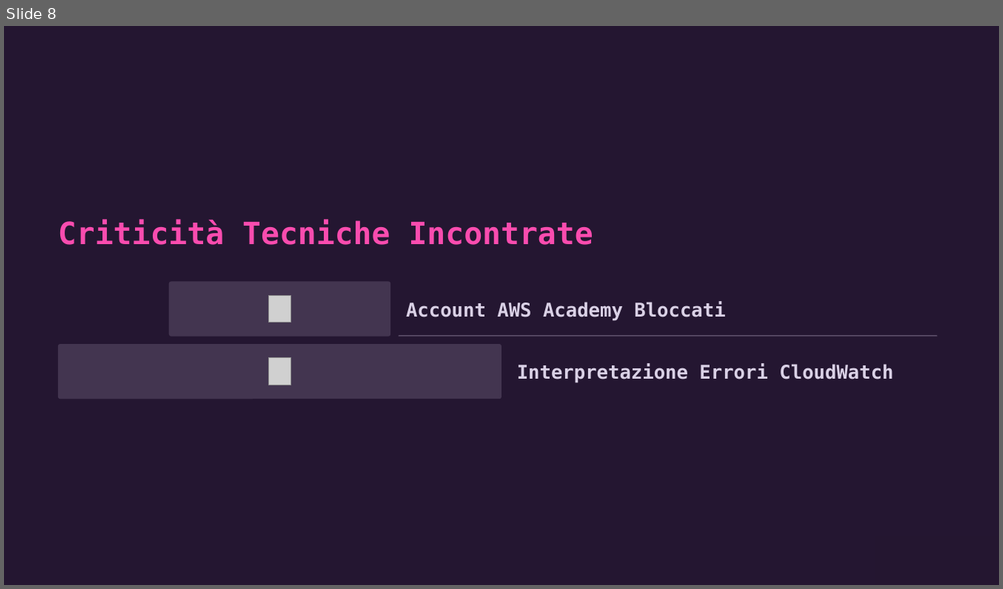
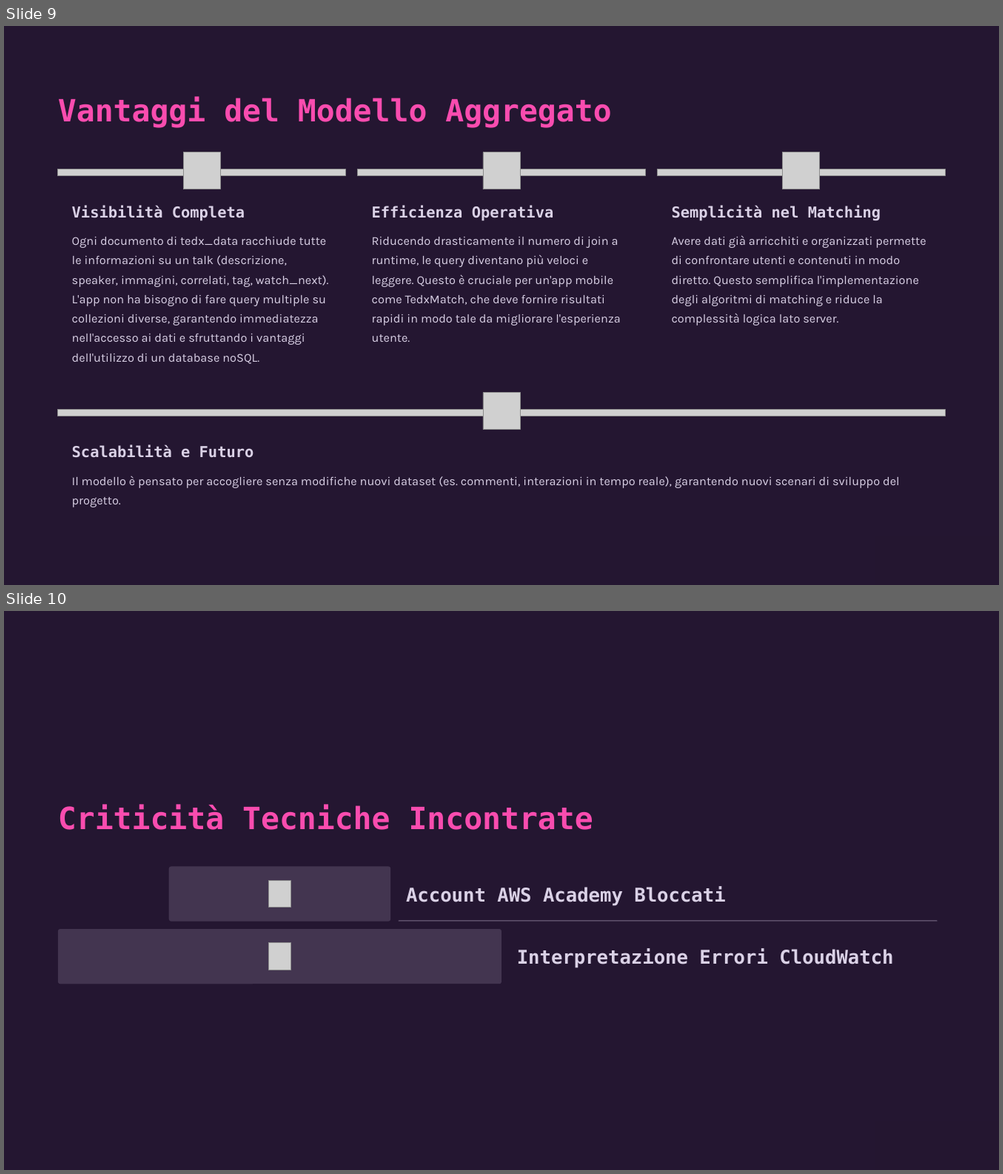
Before and after one commit to mnicoli13/tedx-match, a slide deck: Powerpoint/TedxMatch-2.pptx. Shown one above the other, each under a label of ours: slide 8 before the commit, slides 9 and 10 after it. The pictures are 1003x589 and 1003x1174 pixels, drawn with LibreOffice and Linux fonts; fonts in the diff are those of the drawing; grey boxes stand for pictures; background and template pictures are left out. Boxes give left, top, right and bottom in pixels: in the first picture for what was removed or moved away, otherwise in the second. Text is boxed around its words. In the diff, an @@ line names an element or a change of style, - is before the commit and + after.

Commit message:
powerpoint v3

```diff
--- a/Powerpoint/TedxMatch-2.pptx
+++ b/Powerpoint/TedxMatch-2.pptx
@@ slide 9 added at (4, 26, 999, 585), background #000000; not listed: 1 template element that a slide beside it also shows @@
@@ text added at (58, 96, 611, 128), 35.5 pt, text #F94CAF, bold @@
+Vantaggi del Modello Aggregato
@@ picture added at (183, 153, 220, 190) @@
@@ picture added at (483, 153, 520, 190) @@
@@ picture added at (782, 153, 819, 190) @@
@@ rounded rectangle added at (58, 171, 345, 380), fill #241631 @@
@@ picture added at (58, 170, 345, 175) @@
@@ rounded rectangle added at (358, 171, 645, 380), fill #241631 @@
@@ picture added at (358, 170, 645, 175) @@
@@ rounded rectangle added at (657, 171, 945, 380), fill #241631 @@
@@ picture added at (657, 170, 945, 175) @@
@@ text added at (72, 205, 244, 221), 17.5 pt, text #DAD1E6, bold @@
+Visibilità Completa
@@ text added at (372, 205, 554, 221), 17.5 pt, text #DAD1E6, bold @@
+Efficienza Operativa
@@ text added at (671, 205, 880, 221), 17.5 pt, text #DAD1E6, bold @@
+Semplicità nel Matching
@@ text added at (72, 237, 329, 364), 14 pt, text #DAD1E6 @@
+Ogni documento di tedx_data racchiude tutte le informazioni su un talk (descrizione, speaker, immagini, correlati, tag, watch_next). L'app non ha bisogno di fare query multiple su collezioni diverse, garantendo immediatezza nell'accesso ai dati e sfruttando i vantaggi dell'utilizzo di un database noSQL.
@@ text added at (372, 237, 620, 342), 14 pt, text #DAD1E6 @@
+Riducendo drasticamente il numero di join a runtime, le query diventano più veloci e leggere. Questo è cruciale per un'app mobile come TedxMatch, che deve fornire risultati rapidi in modo tale da migliorare l'esperienza utente.
@@ text added at (671, 235, 925, 326), 14 pt, text #DAD1E6 @@
+Avere dati già arricchiti e organizzati permette di confrontare utenti e contenuti in modo diretto. Questo semplifica l'implementazione degli algoritmi di matching e riduce la complessità logica lato server.
@@ picture added at (483, 393, 520, 430) @@
@@ rounded rectangle added at (58, 412, 945, 522), fill #241631 @@
@@ picture added at (58, 409, 945, 416) @@
@@ text added at (72, 446, 254, 458), 17.5 pt, text #DAD1E6, bold @@
+Scalabilità e Futuro
@@ text added at (72, 477, 899, 508), 14 pt, text #DAD1E6 @@
+Il modello è pensato per accogliere senza modifiche nuovi dataset (es. commenti, interazioni in tempo reale), garantendo nuovi scenari di sviluppo del progetto.
@@ rectangle added at (875, 537, 999, 585), fill #241630 @@
@@ what was slide 8 is now slide 10 @@
```
Also in this commit, not shown: 1 other slide added, 1 other file.
